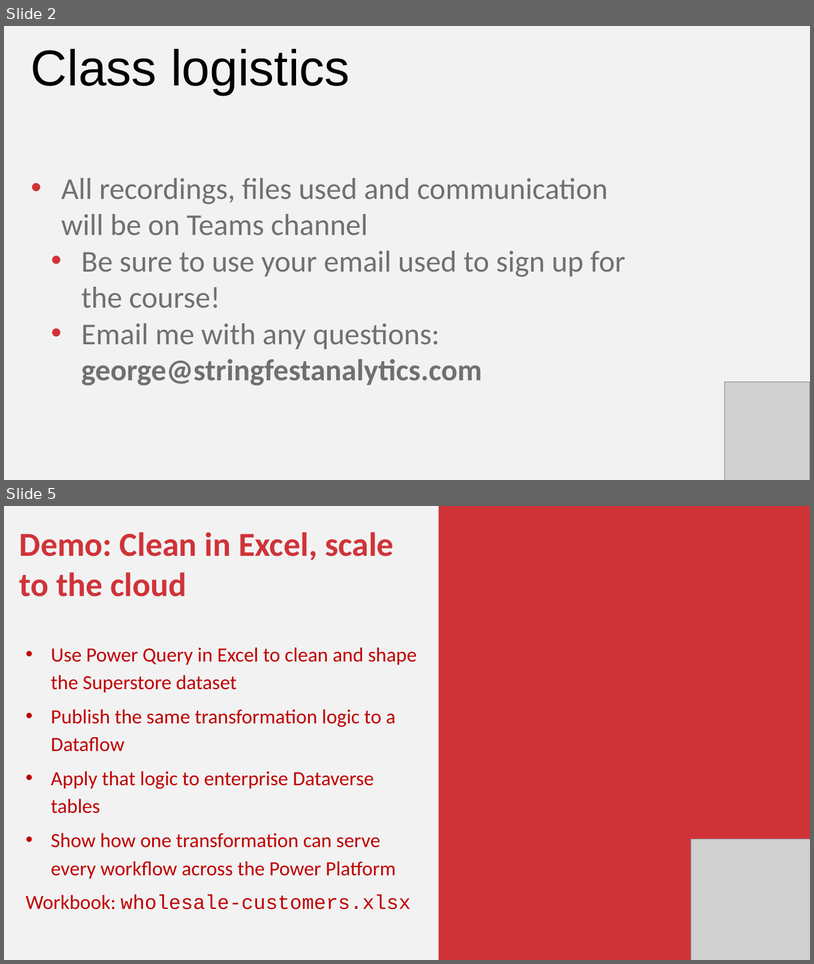
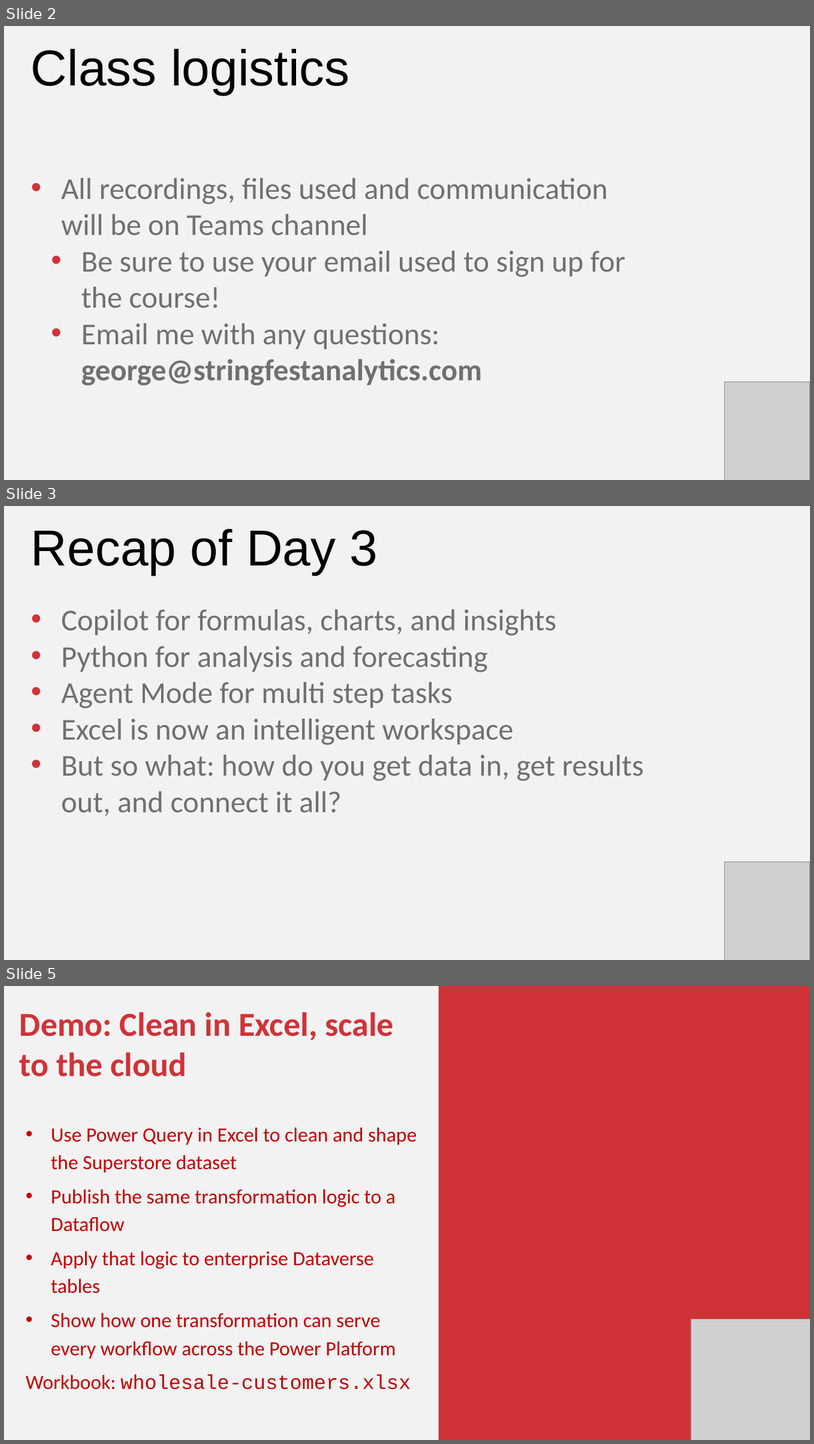
Before and after one commit to stringfestdata/ai-for-excel-in-a-week, a slide deck: day-4-office-scripts-power-automate/day-4-office-scripts-power-automate.pptx. Shown one above the other, each under a label of ours: slides 2 and 5 before the commit, slides 2, 3 and 5 after it; the slides between them are not shown. The pictures are 814x964 and 814x1444 pixels, drawn with LibreOffice and Linux fonts; fonts in the diff are those of the drawing; grey boxes stand for pictures. Boxes give left, top, right and bottom in pixels: in the first picture for what was removed or moved away, otherwise in the second. Text is boxed around its words. In the diff, an @@ line names an element or a change of style, - is before the commit and + after.

```diff
--- a/day-4-office-scripts-power-automate/day-4-office-scripts-power-automate.pptx
+++ b/day-4-office-scripts-power-automate/day-4-office-scripts-power-automate.pptx
@@ slide 3 added at (4,506,810,960), background #F2F2F2 @@
@@ text added at (31,529,378,575), 90 pt, text #000000 @@
+Recap of Day 3
@@ text added at (61,609,644,816), 54 pt, text #707070 @@
+• Copilot for formulas, charts, and insights
+• Python for analysis and forecasting
+• Agent Mode for multi step tasks
+• Excel is now an intelligent workspace
+• But so what: how do you get data in, get results out, and connect it all?
@@ picture added at (725,861,810,960) @@
```
Also in this commit, not shown: 2 slides changed, 3 other slides added, 1 slide removed, 26 other files.
